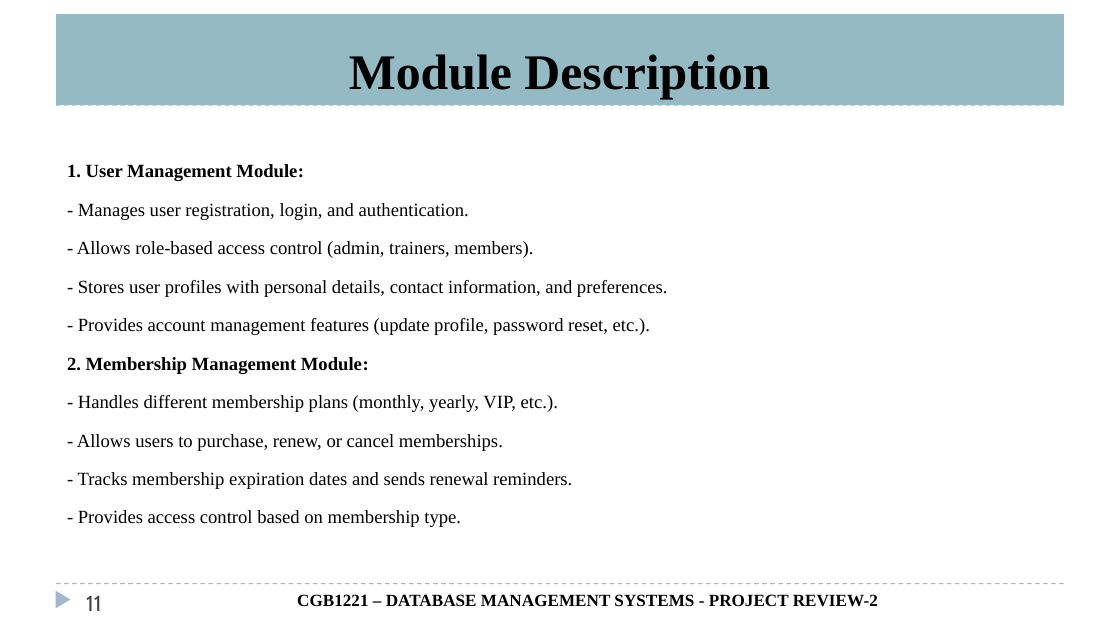
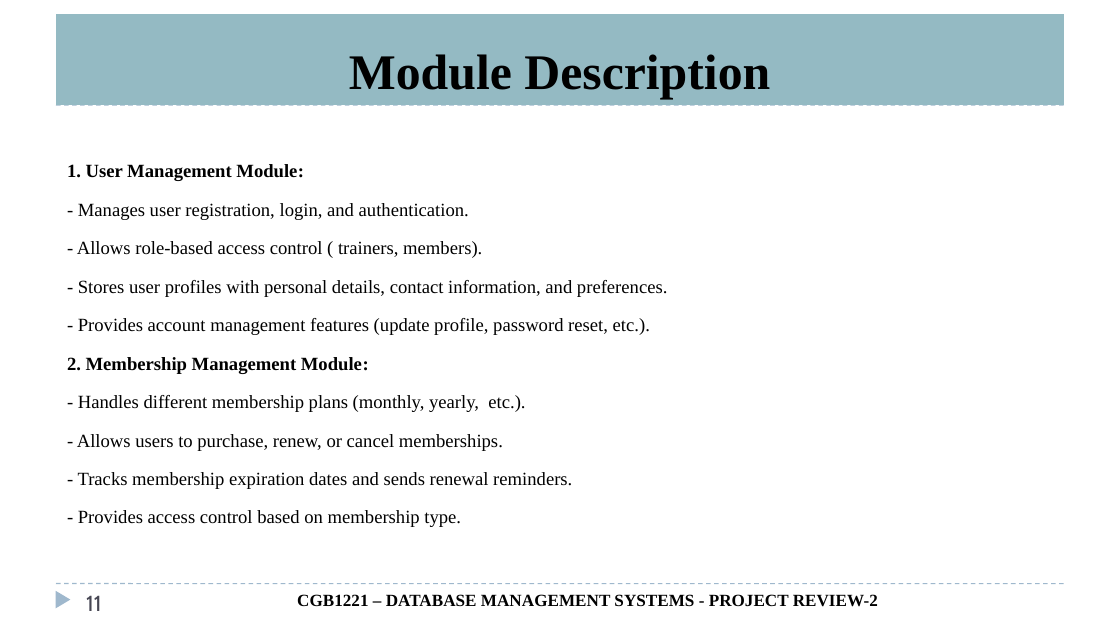
Before and after one commit to ABIMADHAN/Gym-DBMS, a slide deck: slide 11 of 927623bcs054-MADHAN G.pptx. Drawn at 1120x630 pixels with LibreOffice and Linux fonts; fonts in the diff are those of the drawing; background and template pictures are left out. Boxes give left, top, right and bottom in pixels: in the first picture for what was removed or moved away, otherwise in the second. Text is boxed around its words. In the diff, an @@ line names an element or a change of style, - is before the commit and + after.

```diff
--- a/927623bcs054-MADHAN G.pptx
+++ b/927623bcs054-MADHAN G.pptx
@@ text at (x1=77, y1=241, x2=482, y2=258): text changed @@
-- Allows role-based access control (admin, trainers, members).
+- Allows role-based access control ( trainers, members).
@@ text at (x1=78, y1=395, x2=525, y2=412): text changed @@
-- Handles different membership plans (monthly, yearly, VIP, etc.).
+- Handles different membership plans (monthly, yearly, etc.).
```
Also in this commit, not shown: 2 other slides changed, 4 other files.
